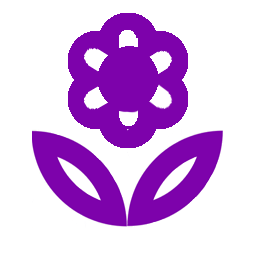
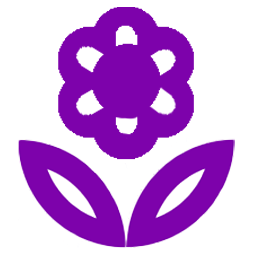
Comparing the layer stacks of the two 256×256 images. Changes:
removed layer "Слой 2" over (32, 129, 130, 228)
removed layer "Слой 1" over (127, 129, 225, 229)
removed layer "Эллипс 1" (1st of 2) over (98, 46, 158, 111)
removed layer "Эллипс 1" (2nd of 2) over (68, 13, 188, 148)
added layer "Слой 4" above "Слой 5" over (18, 7, 235, 249)
added layer "Слой 5" over (18, 7, 235, 249)
